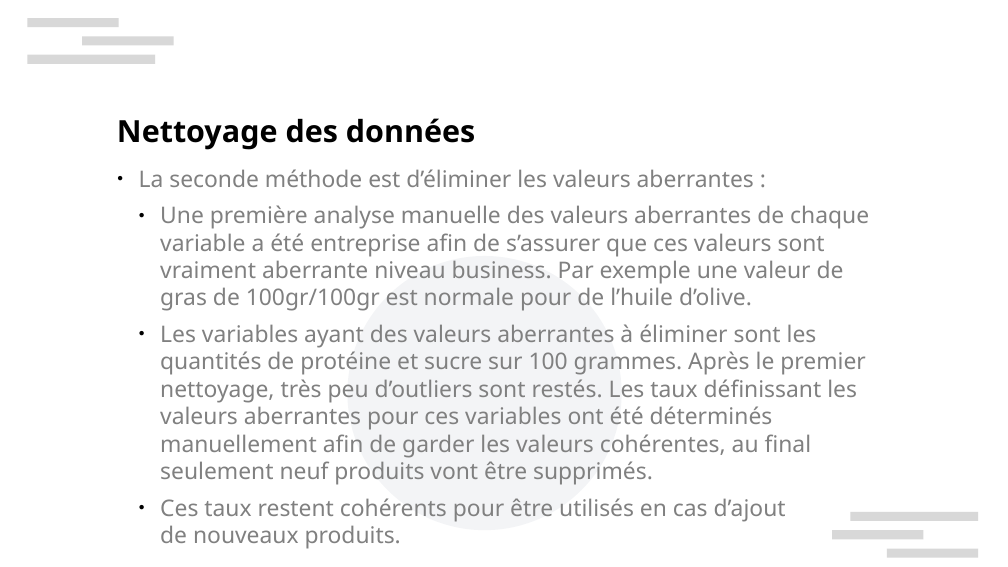
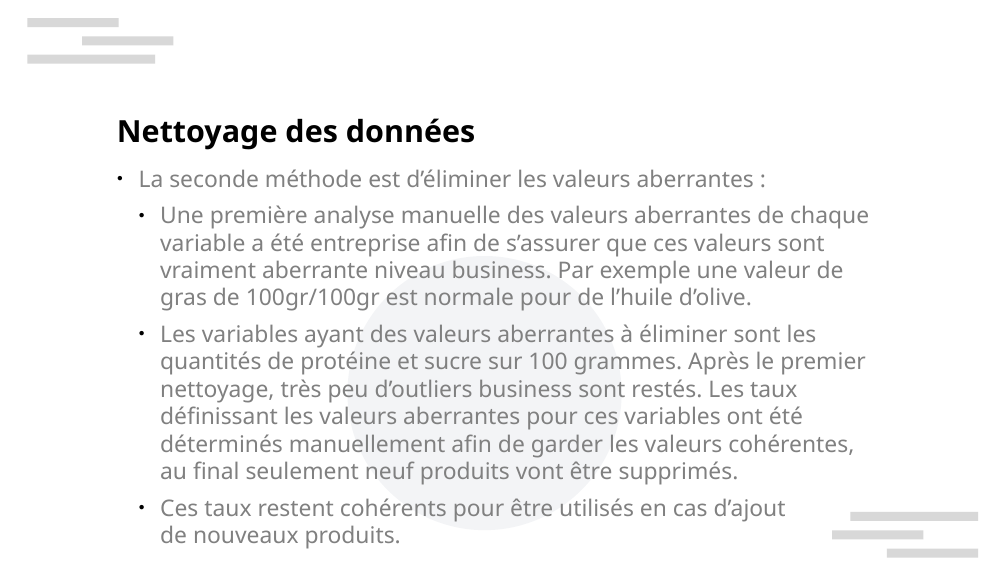
Before and after one commit to xbarrelet/formation, a slide deck: slide 9 of project_2/Barrelet_Xavier_2_presentation_180424.pptx. Drawn at 1008x567 pixels with LibreOffice and Linux fonts; fonts in the diff are those of the drawing; background and template pictures are left out. Boxes give left, top, right and bottom in pixels: in the first picture for what was removed or moved away, otherwise in the second. Text is boxed around its words. In the diff, an @@ line names an element or a change of style, - is before the commit and + after.

```diff
--- a/project_2/Barrelet_Xavier_2_presentation_180424.pptx
+++ b/project_2/Barrelet_Xavier_2_presentation_180424.pptx
@@ text at <box>160,324,866,485</box>: text changed @@
-  ● Les variables ayant des valeurs aberrantes à éliminer sont les quantités de protéine et sucre sur 100 grammes. Après le premier nettoyage, très peu d’outliers sont restés. Les taux définissant les valeurs aberrantes pour ces variables ont été déterminés manuellement afin de garder les valeurs cohérentes, au final seulement neuf produits vont être supprimés.
+  ● Les variables ayant des valeurs aberrantes à éliminer sont les quantités de protéine et sucre sur 100 grammes. Après le premier nettoyage, très peu d’outliers business sont restés. Les taux définissant les valeurs aberrantes pour ces variables ont été déterminés manuellement afin de garder les valeurs cohérentes, au final seulement neuf produits vont être supprimés.
```
Also in this commit, not shown: 15 other slides changed, 4 slides removed, 3 other files.
